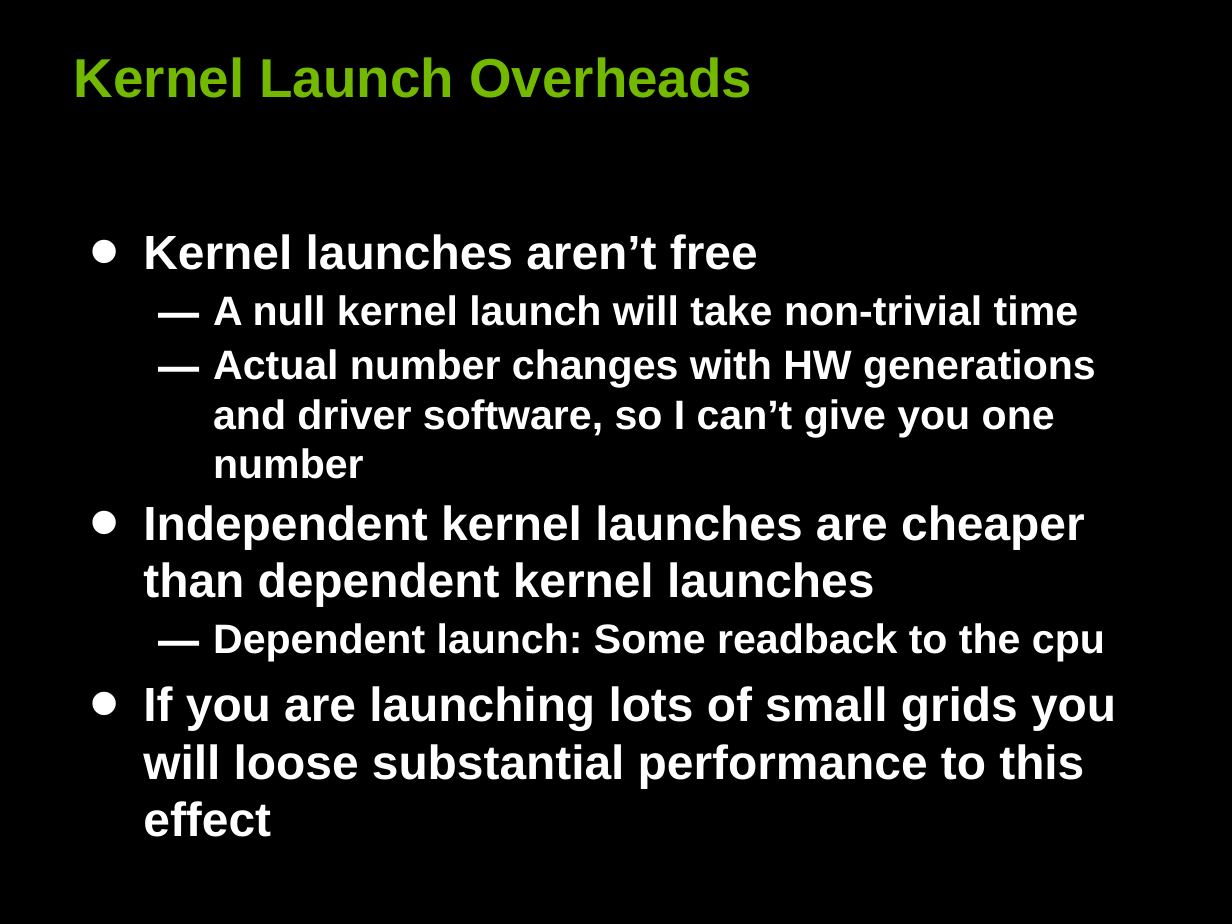
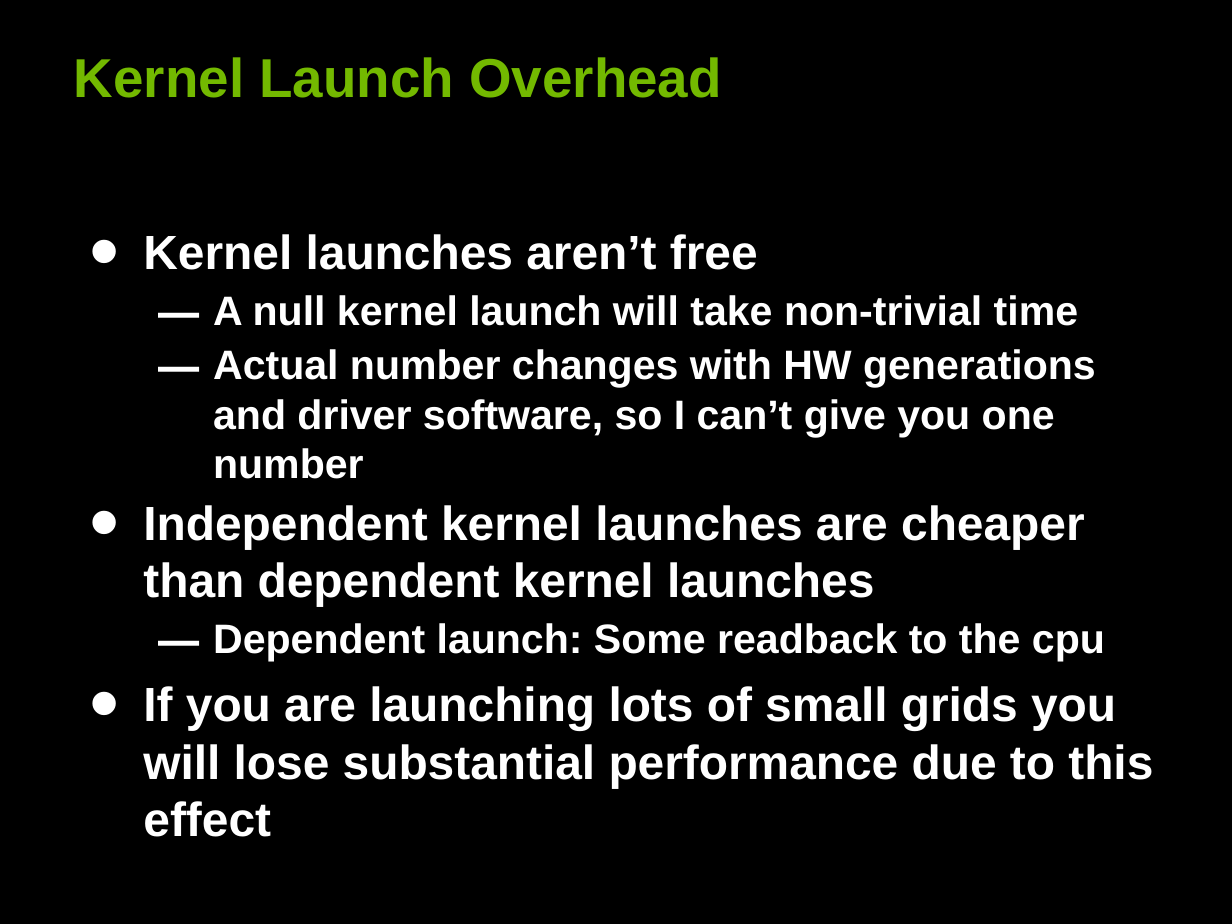
Before and after one commit to deeperlearning/stanford-cs193g-sp2010, a slide deck: slide 42 of lectures/lecture_5/performance_considerations.ppt. Drawn at 1232x924 pixels with LibreOffice and Linux fonts; fonts in the diff are those of the drawing. Boxes give left, top, right and bottom in pixels: in the first picture for what was removed or moved away, otherwise in the second. Text is boxed around its words. In the diff, an @@ line names an element or a change of style, - is before the commit and + after.

```diff
--- a/lectures/lecture_5/performance_considerations.ppt
+++ b/lectures/lecture_5/performance_considerations.ppt
@@ title at bbox=[74, 57, 722, 98]: text changed @@
-Kernel Launch Overheads
+Kernel Launch Overhead
@@ text at bbox=[143, 686, 1153, 837]: text changed @@
-• If you are launching lots of small grids you will loose substantial performance to this effect
+• If you are launching lots of small grids you will lose substantial performance due to this effect
```
Also in this commit, not shown: 22 other slides changed, 1 other file.
